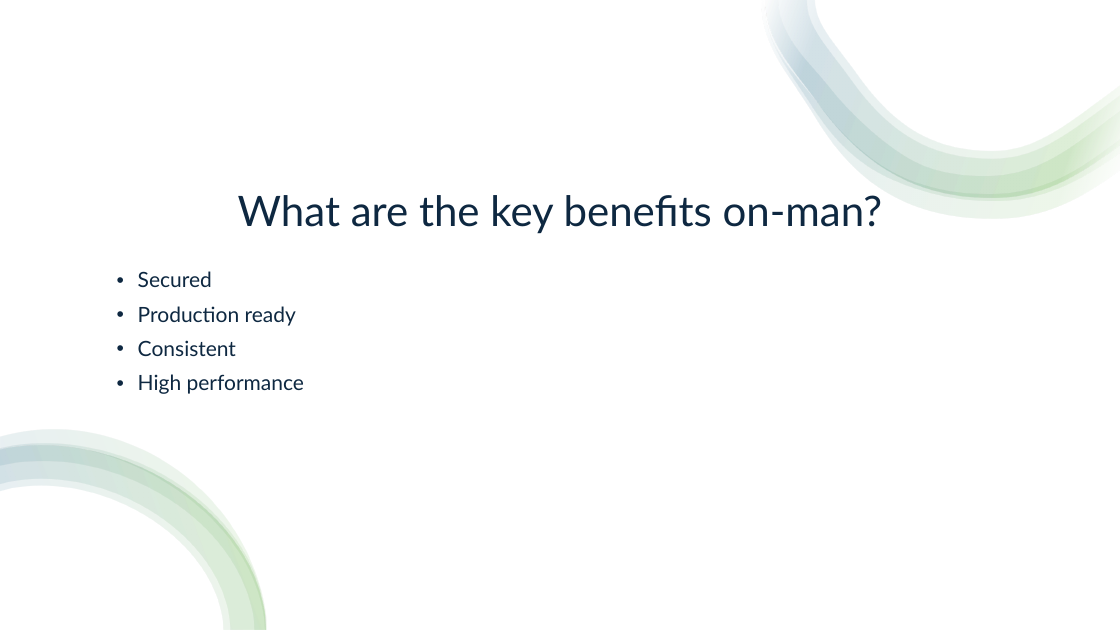
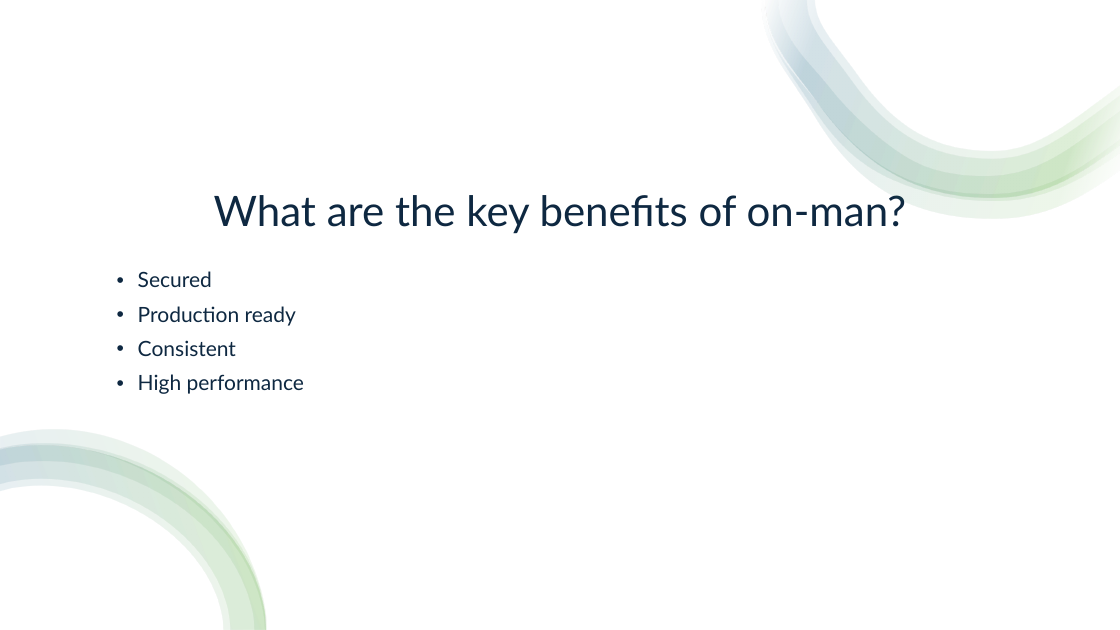
Before and after one commit to desourav/on-man, a slide deck: slide 4 of product-pitch.pptx. Drawn at 1120x630 pixels with LibreOffice and Linux fonts; fonts in the diff are those of the drawing. Boxes give left, top, right and bottom in pixels: in the first picture for what was removed or moved away, otherwise in the second. Text is boxed around its words. In the diff, an @@ line names an element or a change of style, - is before the commit and + after.

```diff
--- a/product-pitch.pptx
+++ b/product-pitch.pptx
@@ title at <box>214,195,906,234</box>: text changed @@
-What are the key benefits on-man?
+What are the key benefits of on-man?
```
Also in this commit, not shown: 3 other slides changed, 1 slide added, 5 other files.
